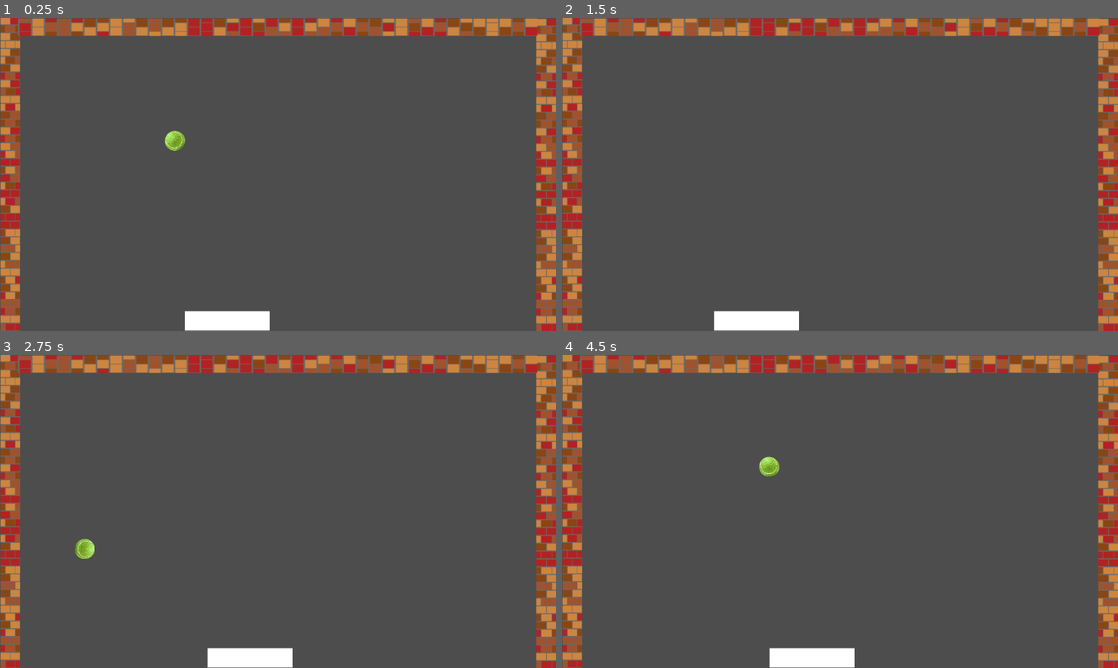
Above: before the commit, frames 1-4 (two rows, left to right).
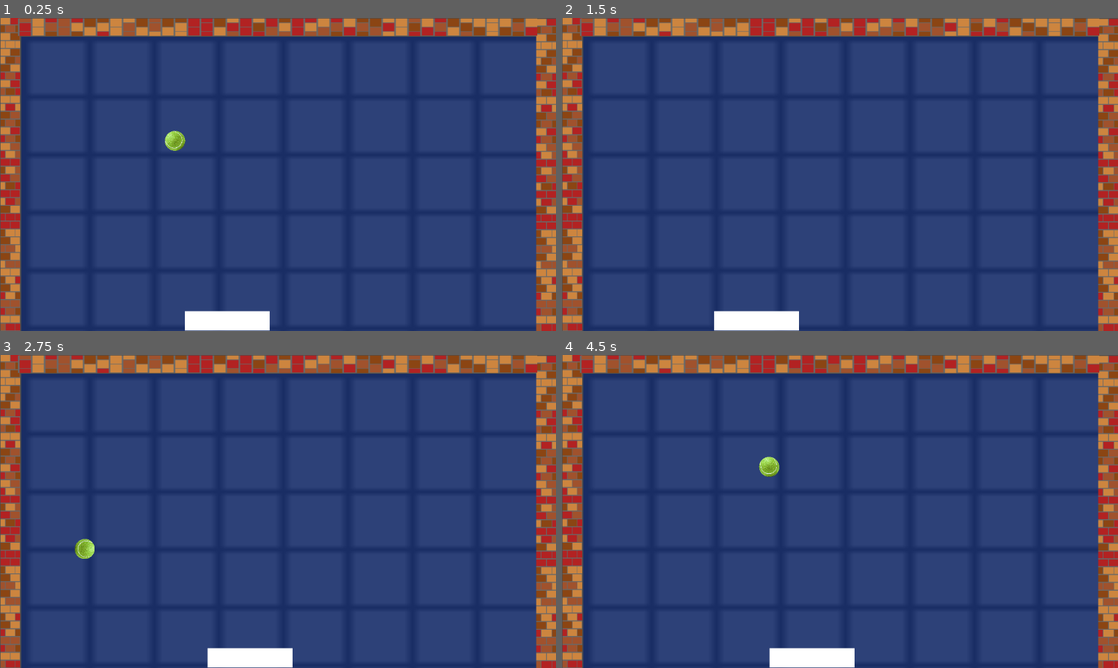
Above: after the commit, the same moments.

Repository: Parasaran-Python/cricket
Game: Godot game, scene res://node_2d.tscn
Two runs of this game, one before a commit and one after it. Both use one fixed random seed, a clock stepped at 60 frames per second and the inputs below.
Inputs (mouse positions are in pixels of both pictures, inside the frame that each line leads up to):
- Up to frame 1 (0.25 s): no input
- Up to frame 2 (1.5 s): move the mouse to (962, 158) at 0.52 s; hold Right (ui_right) 0.53-1.25 s; click (962, 158) at 0.67 s; drag from (728, 190) to (812, 237) at 1.27 s
- Up to frame 3 (2.75 s): click "Restart" at 2 s
- Up to frame 4 (4.5 s): move the mouse to (895, 442) at 2.77 s; hold Right (ui_right) 2.78-3.5 s; drag from (812, 574) to (673, 464) at 3.52 s; click "Restart" at 4.25 s

The runs differ from the first frame. In frame 1, 86% of the frame differs, in the area x 3-97%, y 6-100%; in frame 2, 86%; in frame 3, 86%; in frame 4, 86%.

Commit message:
Background wall added

Diff:
--- a/node_2d.tscn
+++ b/node_2d.tscn
@@ -1,9 +1,10 @@
-[gd_scene load_steps=15 format=3 uid="uid://bu6kwb0shvyff"]
+[gd_scene load_steps=16 format=3 uid="uid://bu6kwb0shvyff"]
 
 [ext_resource type="Script" uid="uid://bu7gfitdq1url" path="res://main.gd" id="1_7jhqp"]
 [ext_resource type="Texture2D" uid="uid://cars5qvgl5c08" path="res://assets/ball.bmp" id="2_7sepx"]
 [ext_resource type="Script" uid="uid://che1gbqs2ojqb" path="res://Bat.gd" id="3_8r6ip"]
 [ext_resource type="Texture2D" uid="uid://bx7oak2s4hv6j" path="res://assets/wall.png" id="4_wall"]
+[ext_resource type="Texture2D" uid="uid://bb1o8xm7y54e3" path="res://assets/background_wall_blue.png" id="5_background"]
 
 [sub_resource type="PhysicsMaterial" id="PhysicsMaterial_vaiks"]
 friction = 0.0
@@ -41,6 +42,11 @@
 
 [node name="Node2D" type="Node2D"]
 script = ExtResource("1_7jhqp")
+
+[node name="Background" type="Sprite2D" parent="."]
+position = Vector2(579, 358.25)
+scale = Vector2(16.7188, 9.97656)
+texture = ExtResource("5_background")
 
 [node name="Ball" type="RigidBody2D" parent="."]
 position = Vector2(596, 175)
Binary file added: assets/background_wall_blue.png
Not shown, added: assets/background_wall_blue.png.import
